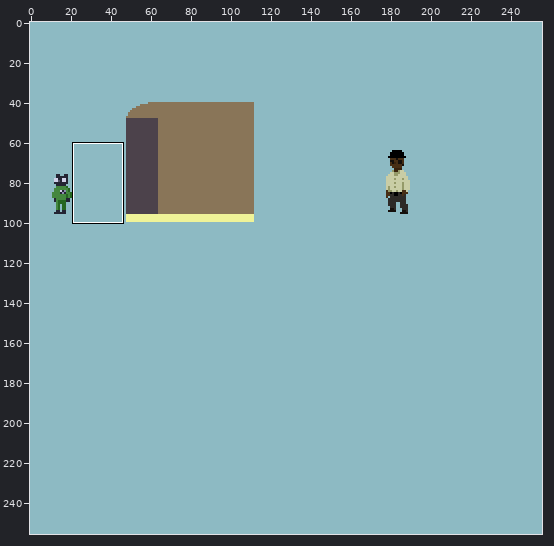
Pixel-art file, stored at assets/Tile/Train.ase. Above: a wide view before the commit, with the close-up outlined.
Close-up. Before:
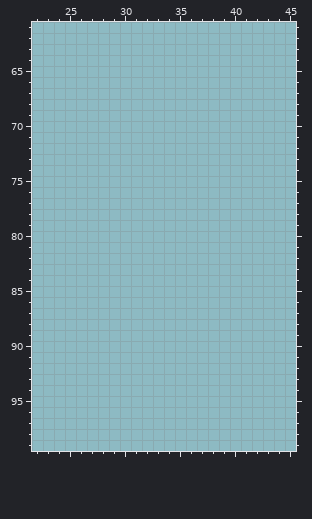
256x256 pixels, 1 frame. Shown: x 22..45, y 61..99. The commit also changed other parts of the picture, which this record leaves out.
After the commit:
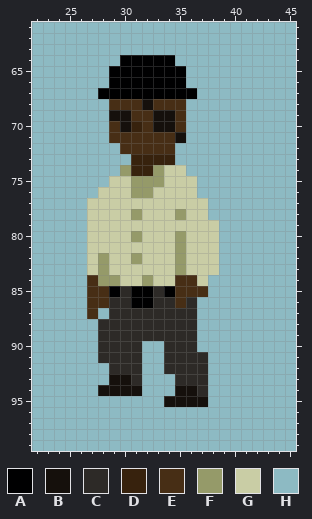
Palette (. is transparent): A #000001  B #15100c  C #2d2a27  D #37220d  E #472e15  F #959a69  G #c9cda5  H #8dbac3
The exact change:
layer "ref" added
Changed rows in their new state; - is an unchanged pixel.
Layer "ref":
first column x 27:
 64 ---AAAAA----
 65 --AAAAAAA---
 66 --AAAAAAA---
 67 -AAAAAAAAA--
 68 --EEEBEEE---
 69 --BBEEBBE---
 70 --EBDEBBE---
 71 --EEEEEEB---
 72 ---EEEEE----
 73 ----DDDD----
 74 ---FDDFGG---
 75 --GGFFFGGG--
 76 -GGGFFGGGG--
 77 GGGGGGGGGGG-
 78 GGGGFGGGFGG-
 79 GGGGGGGGGGGG
 80 GGGGFGGGFGGG
 81 GGGGGGGGFGGG
 82 GFGGFGGGFGGG
 83 GFGGGGGGFGGG
 84 EFFGGFGGEEG-
 85 EEACAACAEEE-
 86 EECCAACCEC--
 87 E-CCCCCCCC--
 88 -CCCCCCCCC--
 89 -CCCCCCCCC--
 90 -CCCC--CCC--
 91 -CCCC--CCCC-
 92 --CCC--CCCC-
 93 --BBC---CCC-
 94 -BBBB---BBC-
 95 -------BBBB-
Changed places in both close-ups, as pixel boxes (x1, y1, x2, y2):
changed: (87, 55, 219, 407)
